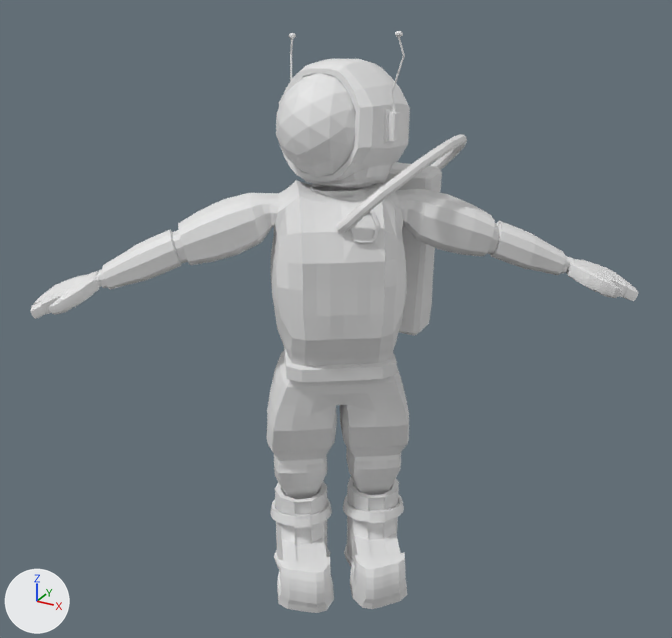
Before and after pictures for a commit that changed the FBX model space axolotl/Assets/Player/Animations/Actual Animations/Jumping.fbx.
The view is the same before and after, from a 50 mm camera at (1.73, -3.21, 1.61) aimed at (0.0, -0.06, 0.04). Lighting does not change. The marker at lower left points along +X, +Y and +Z. Where no turn or scale is listed for an object, it has been applied to the vertices.

Objects in the first picture: 'backpack', 'body', 'helmet', 'visor_screen'.
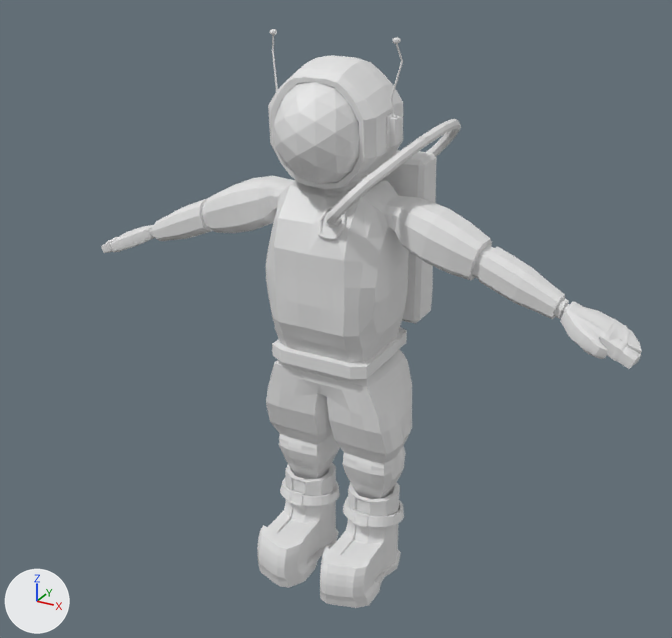
Where the newer file only moved an object's origin or applied its transform, the numbers keep the older frame.

Where the change shows, as pixel boxes [x1, y1, x2, y2] in the pictures (672 x 638 px):
'body', mesh turned: before [31, 180, 638, 613]; after [101, 176, 642, 608]
'helmet', moved, turned: before [279, 31, 410, 188]; after [268, 29, 403, 191]
'backpack', moved, turned: before [336, 134, 467, 336]; after [324, 119, 461, 323]
'visor_screen', moved, turned: before [276, 73, 356, 177]; after [274, 82, 359, 184]

What the commit changed:
me_mesh_003 has 5185 vertices, 5212 faces and spans x -1.19..0.92, y -0.89..0.61, z -1.07..0.77.
me_mesh_003 is used by ob_body; location (0.186, 0.055, -0.154).
me_mesh_003 part 1: the whole mesh is turned -34.1 degrees about the z axis through its middle, then moved by (-0.04, 0.04, 0.0).
Object 'backpack' (ob_backpack) moves from (-0.179, 0.154, 0.14) to (-0.19, 0.164, 0.182).
Object 'backpack' (ob_backpack) turns from (89, 1.9, 2.3) to (91, 0, 0) degrees about x, y and z.
Object 'visor_screen' (ob_visor_screen) moves from (-0.028, -0.048, 0.845) to (-0.014, -0.104, 0.841).
Object 'visor_screen' (ob_visor_screen) turns from (-81, 175, -10) to (87, 0, -180) degrees about x, y and z.
Object 'helmet' (ob_helmet) moves from (0.176, -0.058, 0.546) to (0.163, -0.014, 0.538).
Object 'helmet' (ob_helmet) turns from (81, -4.9, -10) to (93, 0, 0) degrees about x, y and z.
